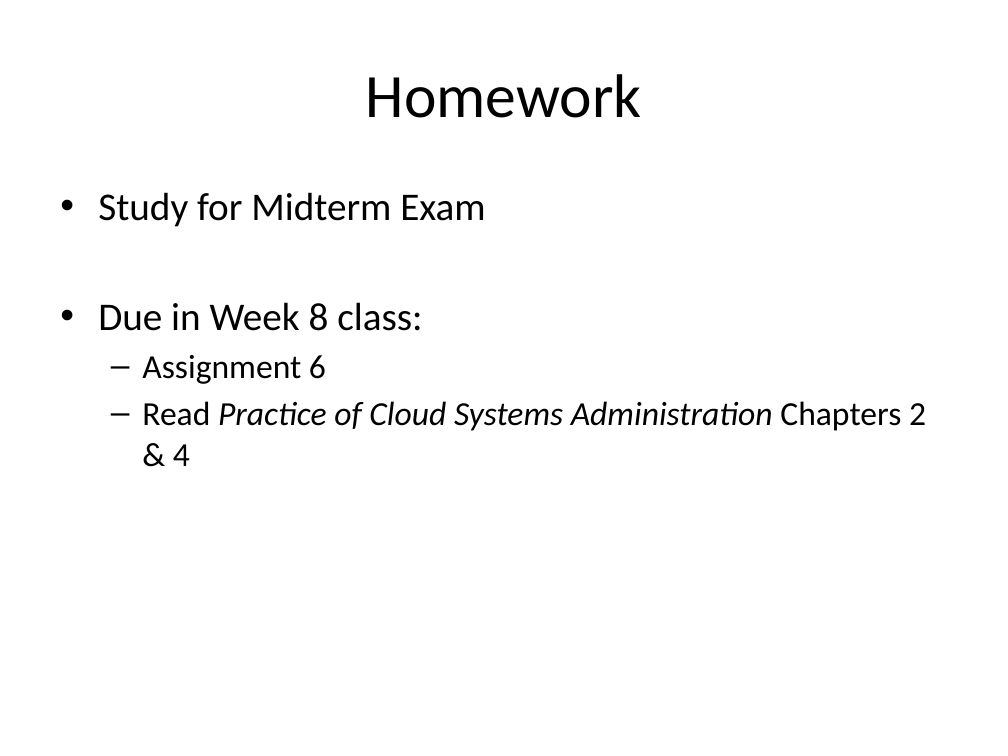
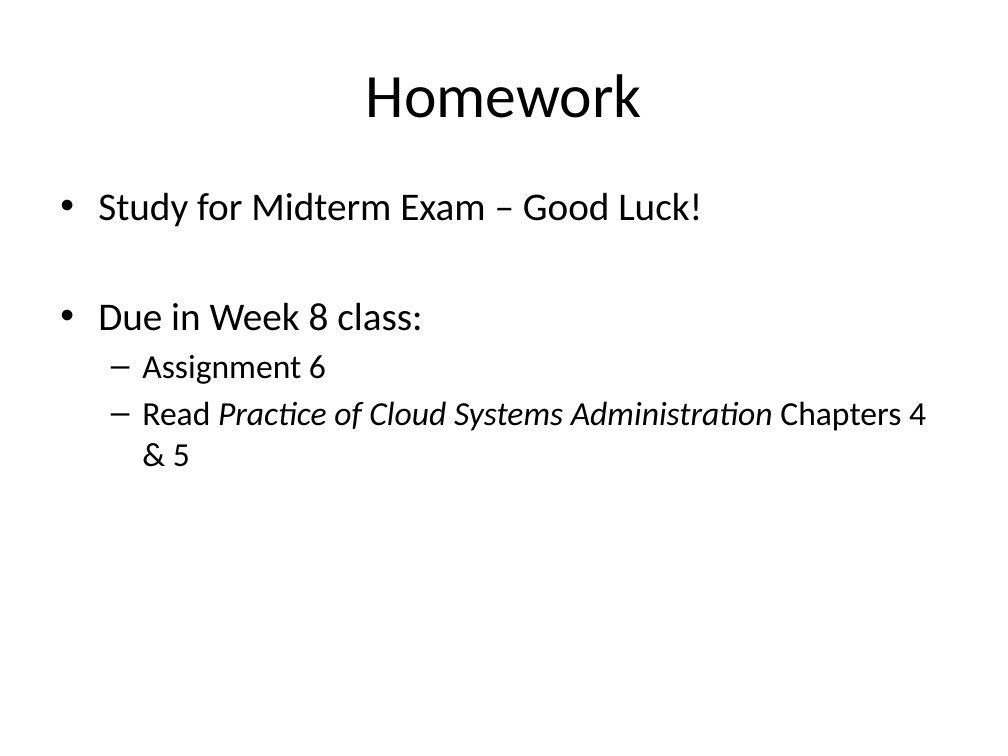
Before and after one commit to jasondbaker/infrastructure-class, a slide deck: slide 42 of infrastructure-week-6.pptx. Drawn at 1008x756 pixels with LibreOffice and Linux fonts; fonts in the diff are those of the drawing. Boxes give left, top, right and bottom in pixels: in the first picture for what was removed or moved away, otherwise in the second. Text is boxed around its words. In the diff, an @@ line names an element or a change of style, - is before the commit and + after.

```diff
--- a/infrastructure-week-6.pptx
+++ b/infrastructure-week-6.pptx
@@ text at bbox=[98, 192, 702, 227]: text changed @@
-• Study for Midterm Exam
+• Study for Midterm Exam – Good Luck!
@@ text at bbox=[142, 401, 926, 467]: text changed @@
-  – Read Practice of Cloud Systems Administration Chapters 2 & 4
+  – Read Practice of Cloud Systems Administration Chapters 4 & 5
```
Also in this commit, not shown: 9 other files.
